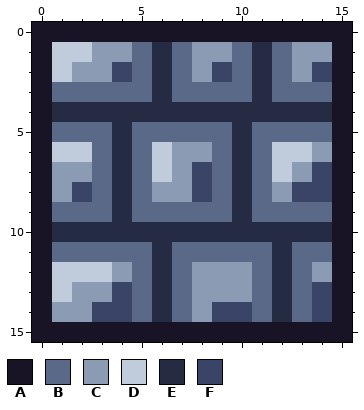
Two states of a pixel-art file, Resources/Tiles/Old Dungeon/New New Bricks.ase. That is the earlier state.
16x16 pixels, 1 frame.
Palette (. is transparent): A #181425  B #5a6988  C #8b9bb4  D #c0cbdc  E #262b44  F #3a4466
New version:
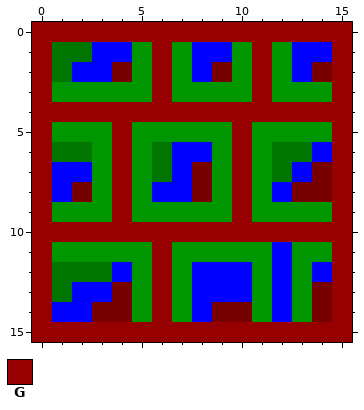
Colours new in this view: G #960000
What changed:
layer "Normals" added
colour B: #5a6988 -> #009600
colour C: #8b9bb4 -> #0000ff
colour D: #c0cbdc -> #007600
colour F: #3a4466 -> #760000
Layer "Normals":
y 0: x 0..15 AAAAAAAAAAAAAAAA -> GGGGGGGGGGGGGGGG
y 1..3: x 0 A -> G; x 6 E -> G; x 11 E -> G; x 15 A -> G
y 4: x 0..15 AEEEEEEEEEEEEEEA -> GGGGGGGGGGGGGGGG
y 5..9: x 0 A -> G; x 4 E -> G; x 10 E -> G; x 15 A -> G
y 10: x 0..15 AEEEEEEEEEEEEEEA -> GGGGGGGGGGGGGGGG
y 11..14: x 0 A -> G; x 6 E -> G; x 12 E -> C; x 15 A -> G
y 15: x 0..15 AAAAAAAAAAAAAAAA -> GGGGGGGGGGGGGGGG
Changed places in both pictures, as pixel boxes (x1, y1, x2, y2):
changed: (32, 22, 352, 342)
